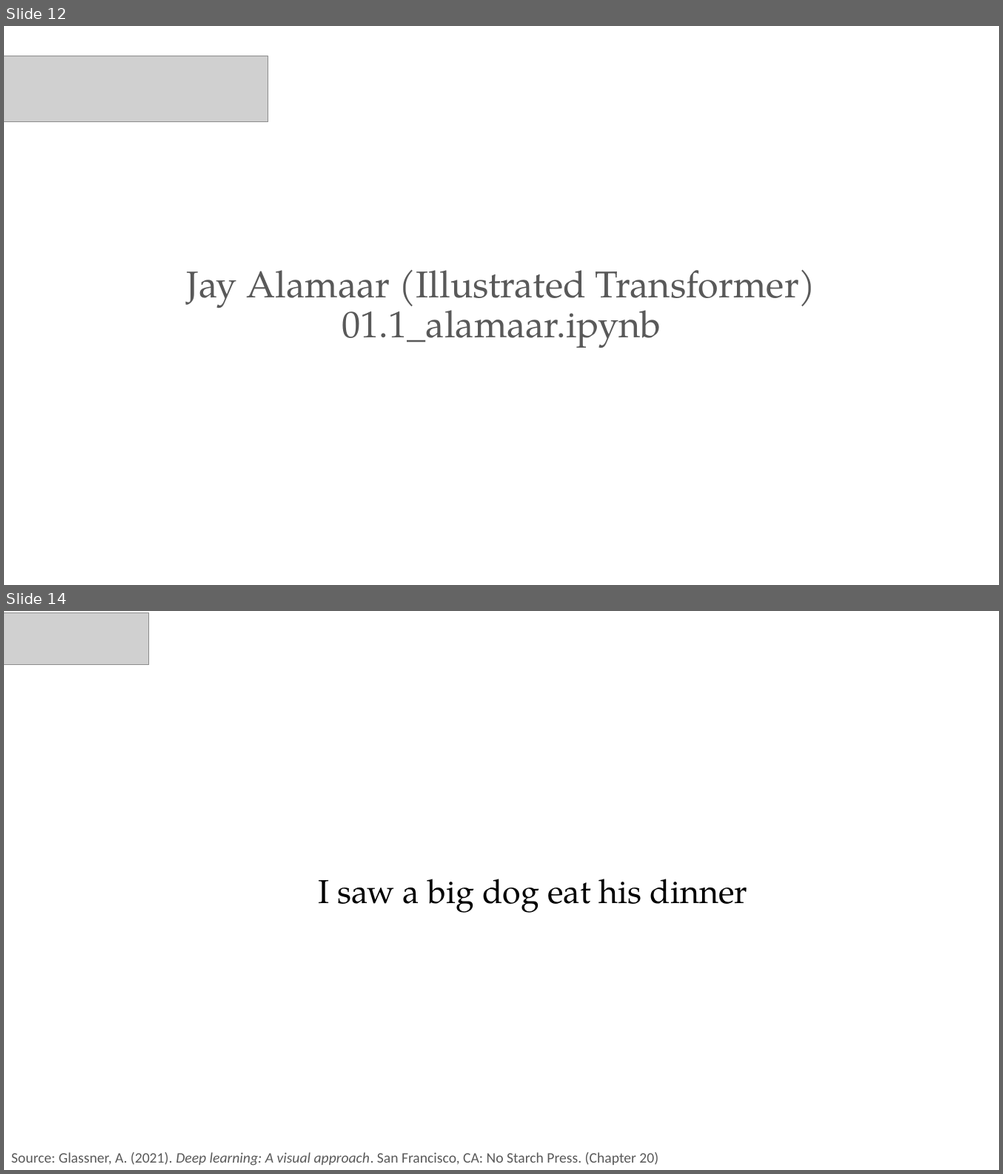
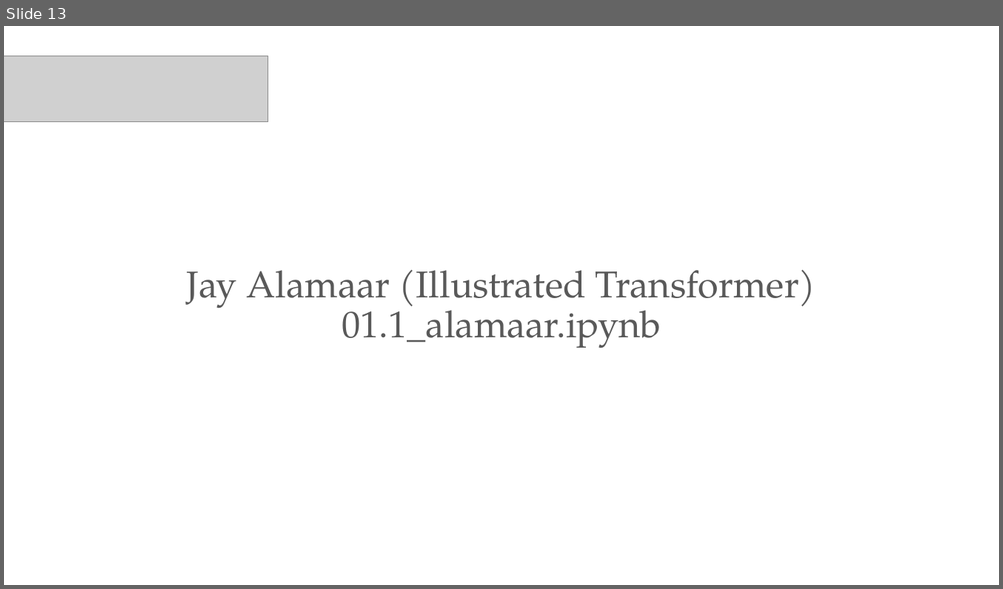
Before and after one commit to PracticumAI/transformers, a slide deck: presentations/01_transformers_intro.pptx. Shown one above the other, each under a label of ours: slides 12 and 14 before the commit, slide 13 after it; the slides between them are not shown. The pictures are 1003x1174 and 1003x589 pixels, drawn with LibreOffice and Linux fonts; fonts in the diff are those of the drawing; grey boxes stand for pictures. Boxes give left, top, right and bottom in pixels: in the first picture for what was removed or moved away, otherwise in the second. Text is boxed around its words. In the diff, an @@ line names an element or a change of style, - is before the commit and + after.

```diff
--- a/presentations/01_transformers_intro.pptx
+++ b/presentations/01_transformers_intro.pptx
@@ slide 14 removed at box(4, 611, 999, 1170), background #FFFFFF @@
@@ picture removed at box(4, 612, 149, 664) @@
@@ text removed at box(318, 879, 748, 913) @@
-I saw a big dog eat his dinner
@@ text removed at box(11, 1153, 658, 1166) @@
-Source: Glassner, A. (2021). Deep learning: A visual approach. San Francisco, CA: No Starch Press. (Chapter 20)
@@ what was slide 12 is now slide 13 @@
```
Also in this commit, not shown: 1 slide changed, 5 slides added, 6 other slides removed, 2 other files.
